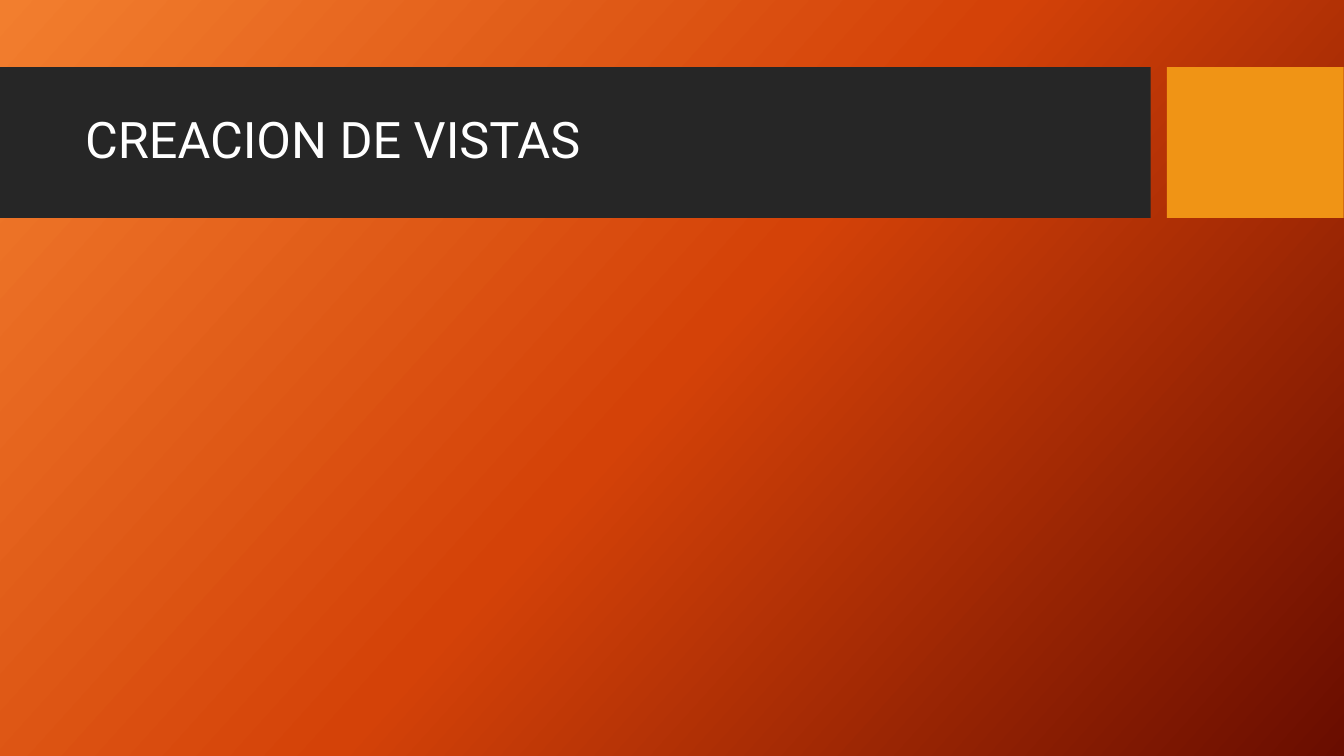
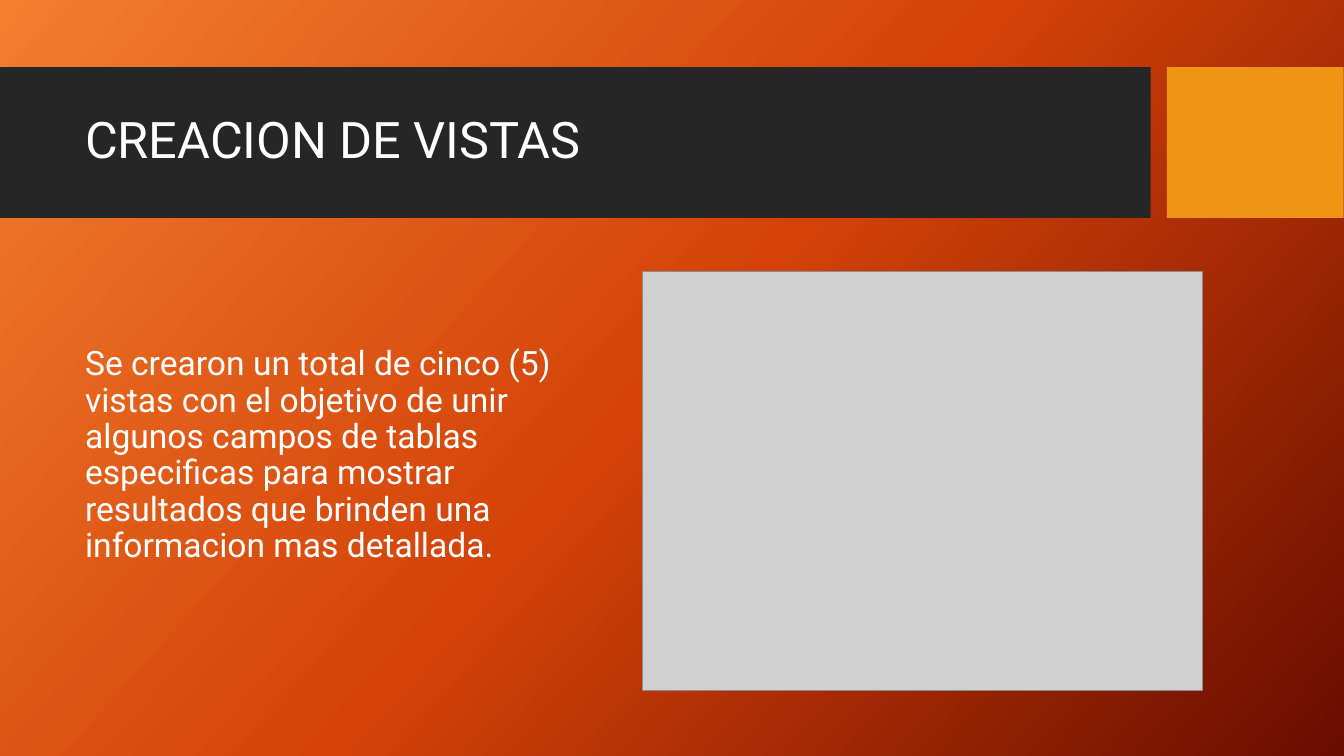
Before and after one commit to AgustinTogni/CoderHouseSQL, a slide deck: slide 6 of Presentacion Proyecto Final.pptx. Drawn at 1344x756 pixels with LibreOffice and Linux fonts; fonts in the diff are those of the drawing; grey boxes stand for pictures; background and template pictures are left out. Boxes give left, top, right and bottom in pixels: in the first picture for what was removed or moved away, otherwise in the second. Text is boxed around its words. In the diff, an @@ line names an element or a change of style, - is before the commit and + after.

```diff
--- a/Presentacion Proyecto Final.pptx
+++ b/Presentacion Proyecto Final.pptx
@@ picture added at box(643, 271, 1203, 691) @@
@@ text added at box(85, 348, 550, 558), 24 pt, text #FFFFFF @@
+Se crearon un total de cinco (5) vistas con el objetivo de unir algunos campos de tablas especificas para mostrar resultados que brinden una informacion mas detallada.
```
Also in this commit, not shown: 1 other file.
